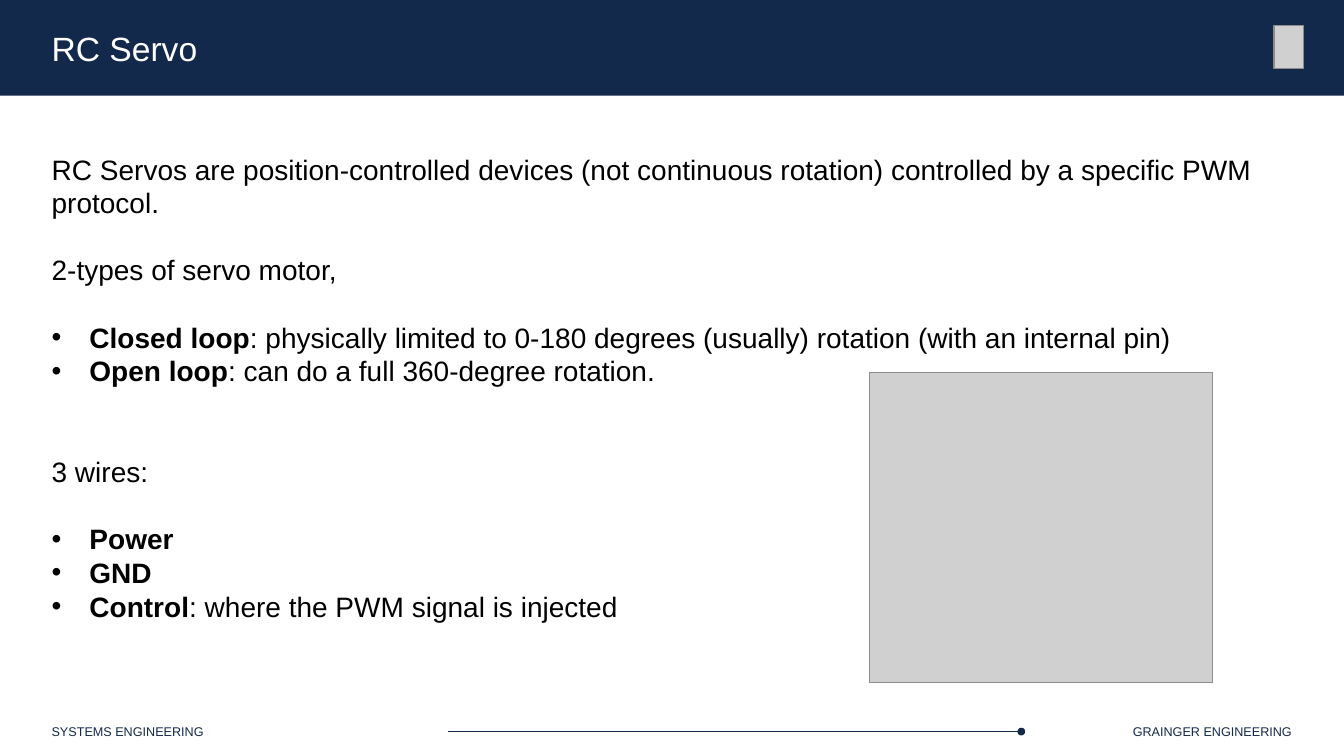
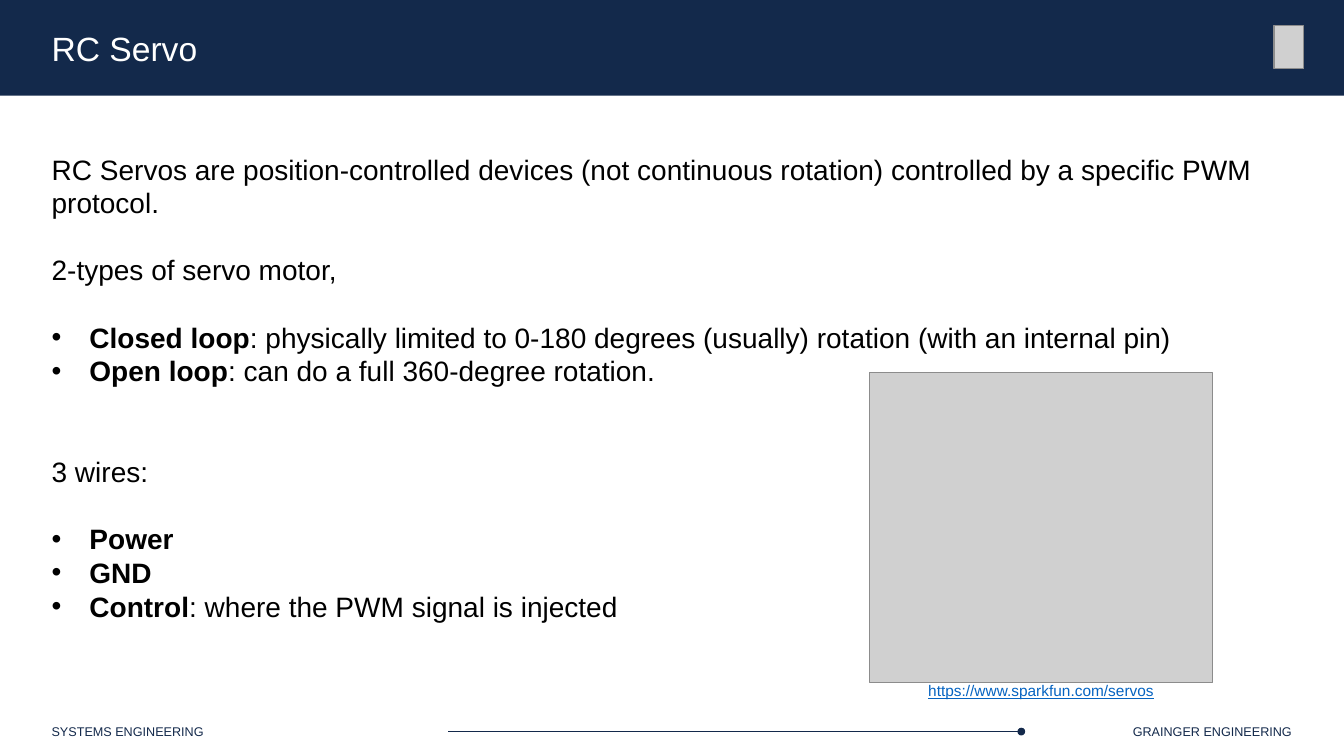
Before and after one commit to Marius-Juston/SE-423---Class-Material, a slide deck: slide 69 of Lectures/Slides/L6.pptx. Drawn at 1344x756 pixels with LibreOffice and Linux fonts; fonts in the diff are those of the drawing; grey boxes stand for pictures. Boxes give left, top, right and bottom in pixels: in the first picture for what was removed or moved away, otherwise in the second. Text is boxed around its words. In the diff, an @@ line names an element or a change of style, - is before the commit and + after.

```diff
--- a/Lectures/Slides/L6.pptx
+++ b/Lectures/Slides/L6.pptx
@@ text added at [928,685,1153,700], 11 pt, text #0563C1, underline @@
+https://www.sparkfun.com/servos
```
Also in this commit, not shown: 15 other slides changed, 4 other files.
